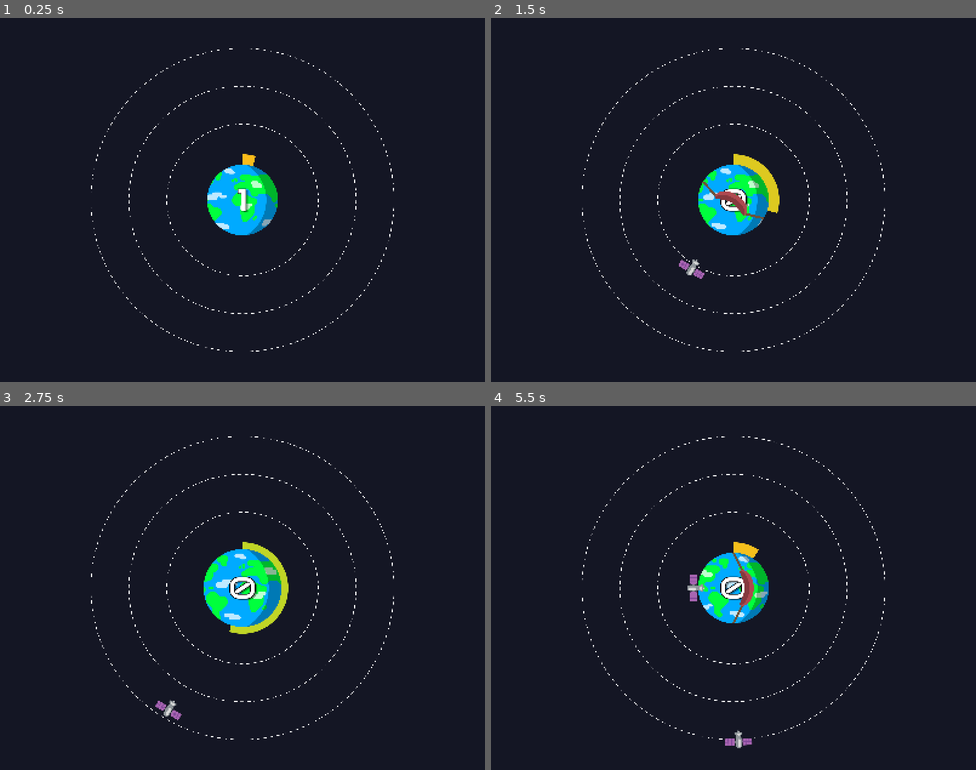
Above: before the commit, frames 1-4 (two rows, left to right).
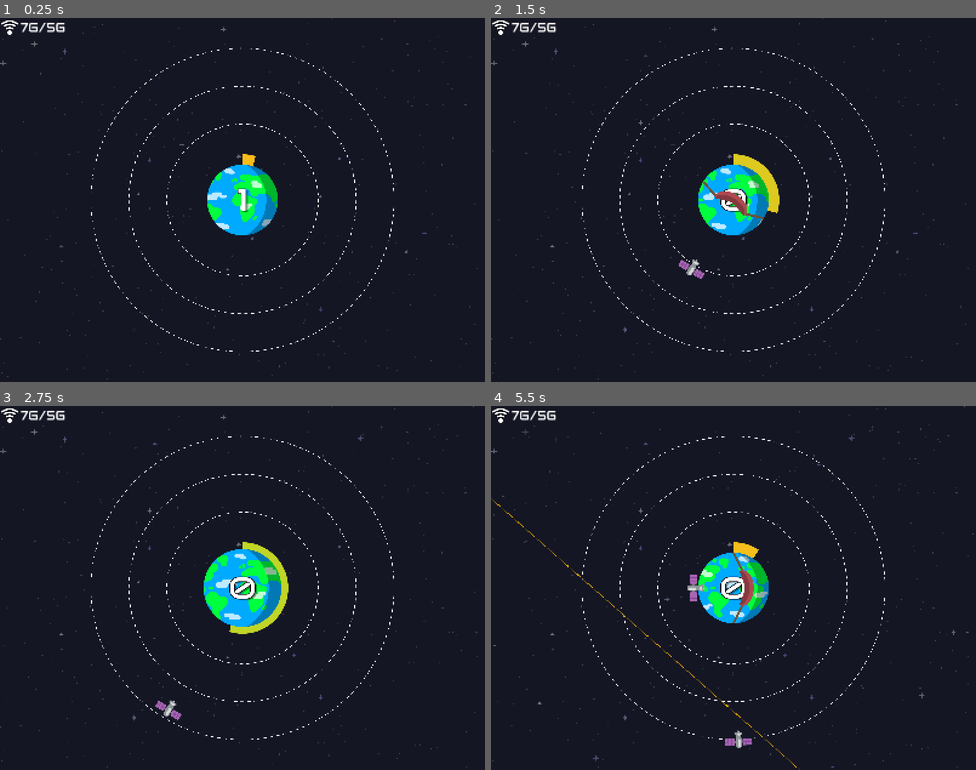
Above: after the commit, the same moments.

Repository: Andreas-R/GmtkJam2025
Game: Godot game, scene res://Scenes/Main.tscn
The game is run twice, just before and just after one commit, with the same random seed, the same clock (stepped at 60 frames per second) and the same inputs.
Inputs (mouse positions are in pixels of both pictures, inside the frame that each line leads up to):
- Up to frame 1 (0.25 s): no input
- Up to frame 2 (1.5 s): drag from (733, 200) to (782, 119) at 0.52 s; drag from (733, 200) to (709, 272) at 1.27 s
- Up to frame 3 (2.75 s): move the mouse to (242, 588) at 2.02 s; click (242, 588) at 2.1 s
- Up to frame 4 (5.5 s): drag from (733, 588) to (588, 533) at 2.77 s; move the mouse to (879, 642) at 3.52 s; click (879, 642) at 3.6 s; drag from (588, 533) to (733, 588) at 4.27 s; move the mouse to (757, 588) at 5.02 s; click (757, 588) at 5.1 s

The runs differ from the first frame. In frame 1, 0.5% of the frame differs, in the area x 0-99%, y 0-100%; in frame 2, 0.5%; in frame 3, 0.5%; in frame 4, 0.7%, in the area x 0-100%, y 0-100%.

Commit message:
merged all into main

Diff:
--- a/gmtkjam2025/Scenes/Main.tscn
+++ b/gmtkjam2025/Scenes/Main.tscn
@@ -1,12 +1,14 @@
-[gd_scene load_steps=3 format=3 uid="uid://bja7h30rfjpk8"]
+[gd_scene load_steps=6 format=3 uid="uid://bja7h30rfjpk8"]
 
+[ext_resource type="PackedScene" uid="uid://bryjkwbk1skmu" path="res://Prefabs/Camera2D.tscn" id="1_kln2b"]
 [ext_resource type="PackedScene" uid="uid://jxwaqtrcn11h" path="res://Prefabs/Earth.tscn" id="1_r150o"]
 [ext_resource type="PackedScene" uid="uid://w6xw3gch4kb6" path="res://Prefabs/OrbitManager.tscn" id="2_idj7w"]
+[ext_resource type="PackedScene" uid="uid://de0u73wtib4ax" path="res://Prefabs/Asteroids/AsteroidSpawner.tscn" id="4_pbw6q"]
+[ext_resource type="PackedScene" uid="uid://nobr0sqf3owg" path="res://Prefabs/UI.tscn" id="5_v1gob"]
 
 [node name="Main" type="Node2D"]
 
-[node name="Camera2D" type="Camera2D" parent="."]
-zoom = Vector2(0.5, 0.5)
+[node name="Camera2D" parent="." instance=ExtResource("1_kln2b")]
 
 [node name="Earth" parent="." instance=ExtResource("1_r150o")]
 
@@ -14,3 +16,7 @@
 orbit_radius_offset = 500.0
 orbit_radius_distance = 250.0
 initial_orbits = 3
+
+[node name="AsteroidSpawner" parent="." instance=ExtResource("4_pbw6q")]
+
+[node name="UI" parent="." instance=ExtResource("5_v1gob")]
--- a/gmtkjam2025/Scenes/_OliversLines.tscn
+++ /dev/null
@@ -1,6 +0,0 @@
-[gd_scene load_steps=2 format=3 uid="uid://dtser7fv6npd2"]
-
-[ext_resource type="Script" path="res://Scripts/Line2D.gd" id="1_fdkxr"]
-
-[node name="Main" type="Node2D"]
-script = ExtResource("1_fdkxr")
Not shown: 1 places in gmtkjam2025/Scenes/_Slingshot.tscn that only renumber resources
Binary file changed: gmtkjam2025/Sprites/asteroid.png
